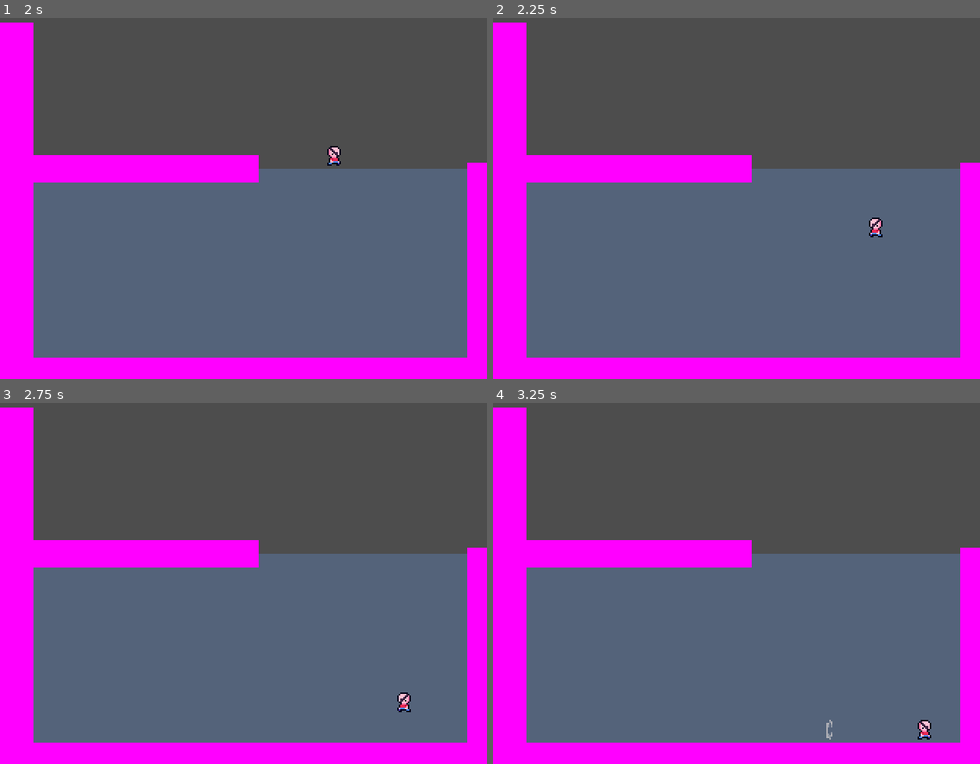
Above: before the commit, frames 1-4 (two rows, left to right).
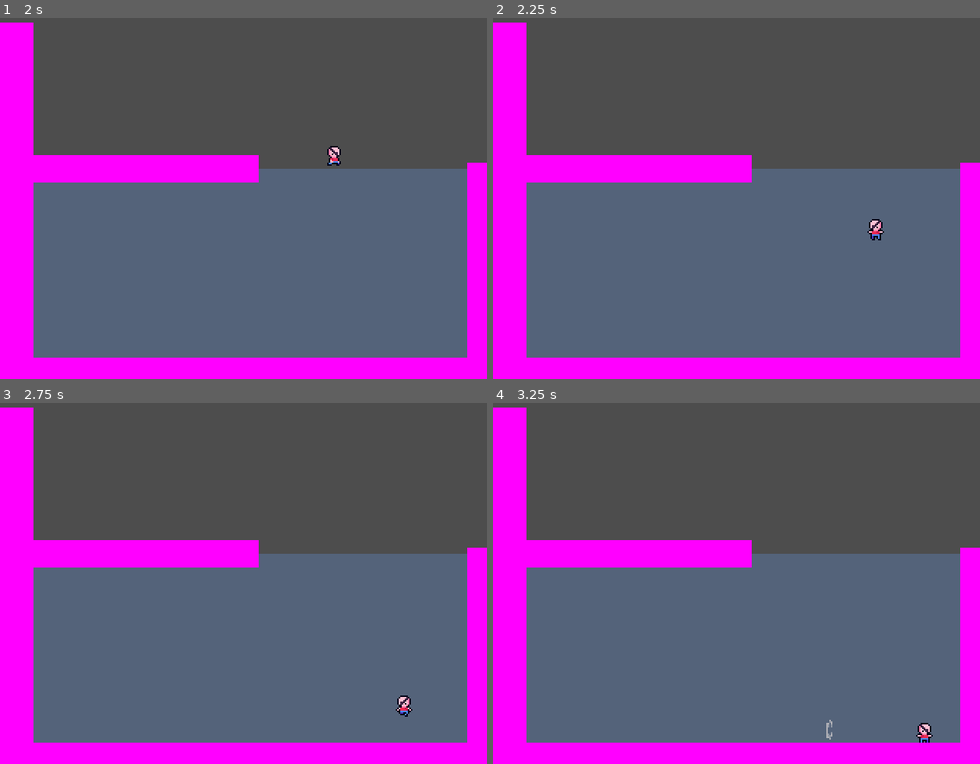
Above: after the commit, the same moments.

Repository: lilyyllyyllyly/PirateGame
Game: Godot game, scene res://Scenes/main.tscn
Two runs of this game, one before a commit and one after it. Both use one fixed random seed, a clock stepped at 60 frames per second and the inputs below.
Inputs:
- Up to frame 1 (2 s): tap Enter at 0.5 s; hold D (right) from 0.53 s (still down); tap Space (jump) at 0.77, 1.52 s
- Up to frame 2 (2.25 s): release D (right) at 2.03 s; hold A (left) from 2.03 s (still down)
- Up to frame 3 (2.75 s): keep holding A (left)
- Up to frame 4 (3.25 s): release A (left) at 2.78 s; hold D (right) from 2.78 s (still down); tap Space (jump) at 3.02 s

Frame 1 is identical in both runs. In frame 2, 0.1% of the frame differs, in the area x 76-81%, y 55-62%; in frame 3, 0.1%, in the area x 81-85%, y 80-87%; in frame 4, 0.1%.

Commit message:
Add water float animation

Diff:
--- a/Scenes/Player.tscn
+++ b/Scenes/Player.tscn
@@ -15,7 +15,9 @@
 [ext_resource type="Texture2D" uid="uid://dkec4k7ys1uiq" path="res://Sprites/Player/Walk/player-walk2.png" id="7_8w7j3"]
 [ext_resource type="Texture2D" uid="uid://nasjxl3n1l2h" path="res://Sprites/Player/Walk/player-walk3.png" id="8_4npda"]
 [ext_resource type="Texture2D" uid="uid://bjvbwl2qnnuo6" path="res://Sprites/Player/Walk/player-walk4.png" id="9_s8rm1"]
+[ext_resource type="Texture2D" uid="uid://dh48tdvsabj86" path="res://Sprites/Player/Float/player-float1.png" id="10_01o7i"]
 [ext_resource type="Script" path="res://Scripts/Animation/PlayerAnimation.gd" id="10_ijosw"]
+[ext_resource type="Texture2D" uid="uid://benl45jie3nd0" path="res://Sprites/Player/Float/player-float2.png" id="11_ku8ue"]
 
 [sub_resource type="CapsuleShape2D" id="CapsuleShape2D_fxtra"]
 radius = 4.0
@@ -35,6 +37,18 @@
 "update": 1,
 "values": [ExtResource("2_3suvf")]
 }
+tracks/1/type = "value"
+tracks/1/imported = false
+tracks/1/enabled = true
+tracks/1/path = NodePath("Sprite2D:offset")
+tracks/1/interp = 1
+tracks/1/loop_wrap = true
+tracks/1/keys = {
+"times": PackedFloat32Array(0),
+"transitions": PackedFloat32Array(1),
+"update": 0,
+"values": [Vector2(0, -2)]
+}
 
 [sub_resource type="Animation" id="Animation_c5fua"]
 resource_name = "player-idle"
@@ -87,9 +101,38 @@
 "values": [ExtResource("6_p7tqd"), ExtResource("7_8w7j3"), ExtResource("8_4npda"), ExtResource("9_s8rm1")]
 }
 
+[sub_resource type="Animation" id="Animation_fv0hq"]
+resource_name = "player-float"
+loop_mode = 1
+tracks/0/type = "value"
+tracks/0/imported = false
+tracks/0/enabled = true
+tracks/0/path = NodePath("Sprite2D:texture")
+tracks/0/interp = 1
+tracks/0/loop_wrap = true
+tracks/0/keys = {
+"times": PackedFloat32Array(0, 0.6),
+"transitions": PackedFloat32Array(1, 1),
+"update": 1,
+"values": [ExtResource("10_01o7i"), ExtResource("11_ku8ue")]
+}
+tracks/1/type = "value"
+tracks/1/imported = false
+tracks/1/enabled = true
+tracks/1/path = NodePath("Sprite2D:offset")
+tracks/1/interp = 1
+tracks/1/loop_wrap = true
+tracks/1/keys = {
+"times": PackedFloat32Array(0, 0.6, 0.9),
+"transitions": PackedFloat32Array(1, 0.3, 0.3),
+"update": 0,
+"values": [Vector2(0, -2), Vector2(0, 0), Vector2(0, -2)]
+}
+
 [sub_resource type="AnimationLibrary" id="AnimationLibrary_5elcj"]
 _data = {
 "RESET": SubResource("Animation_cpta1"),
+"player-float": SubResource("Animation_fv0hq"),
 "player-idle": SubResource("Animation_c5fua"),
 "player-jump": SubResource("Animation_ppxw5"),
 "player-walk": SubResource("Animation_naceo")
@@ -154,8 +197,11 @@
 collision_mask = 2
 script = ExtResource("5_hhuhv")
 mover_path = NodePath("..")
+animator_path = NodePath("../AnimationPlayer")
 ground_move_path = NodePath("../GroundMovement")
+ground_input_path = NodePath("../GroundMovement/GroundInput")
 water_move_path = NodePath("../WaterMovement")
+water_input_path = NodePath("../WaterMovement/WaterInput")
 
 [node name="CollisionShape2D" type="CollisionShape2D" parent="WaterChecker"]
 position = Vector2(-0.5, -2.5)
--- a/Scripts/Animation/PlayerAnimation.gd
+++ b/Scripts/Animation/PlayerAnimation.gd
@@ -1,4 +1,4 @@
-extends AnimationPlayer
+class_name PlayerAnimation extends AnimationPlayer
 
 @export  var sprite_path: NodePath
 @onready var sprite = get_node(sprite_path) as Sprite2D
@@ -9,8 +9,14 @@
 @export  var input_path: NodePath
 @onready var input = get_node(input_path) as GenericInput
 
+var in_water
+
 func _process(delta):
 	sprite.flip_h = input.direction.x < 0 || (input.direction.x == 0 && sprite.flip_h)
+
+	if in_water:
+		play("player-float")
+		return
 
 	if not body.is_on_floor():
 		play("player-jump")
--- a/Scripts/WaterChecker.gd
+++ b/Scripts/WaterChecker.gd
@@ -2,6 +2,9 @@
 
 @export  var mover_path:	NodePath
 @onready var mover = get_node(mover_path) as Mover
+
+@export  var animator_path:	NodePath
+@onready var animator = get_node(animator_path) as PlayerAnimation
 
 @export  var ground_move_path:	NodePath
 @onready var ground_move = get_node(ground_move_path) as MovementCalculator
@@ -11,6 +14,8 @@
 
 func on_area_entered(_area):
 	mover.move = water_move
+	animator.in_water = true
 
 func on_area_exited(_area):
 	mover.move = ground_move
+	animator.in_water = false
Not shown: 1 places in Scenes/Player.tscn that only renumber resources
